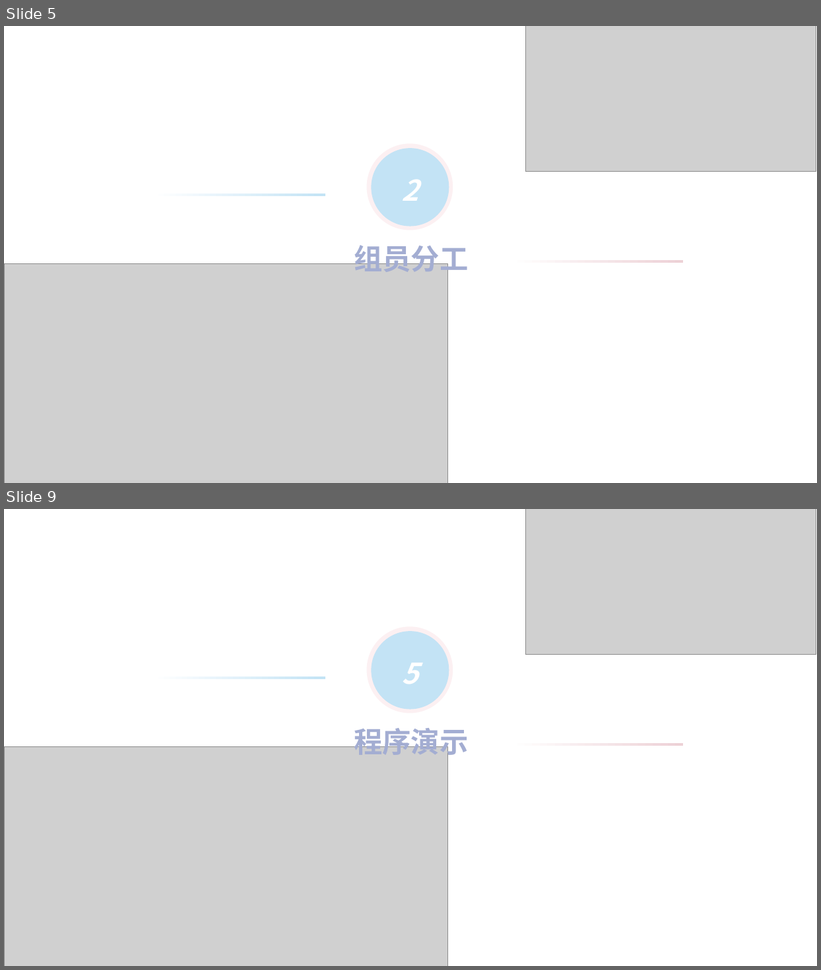
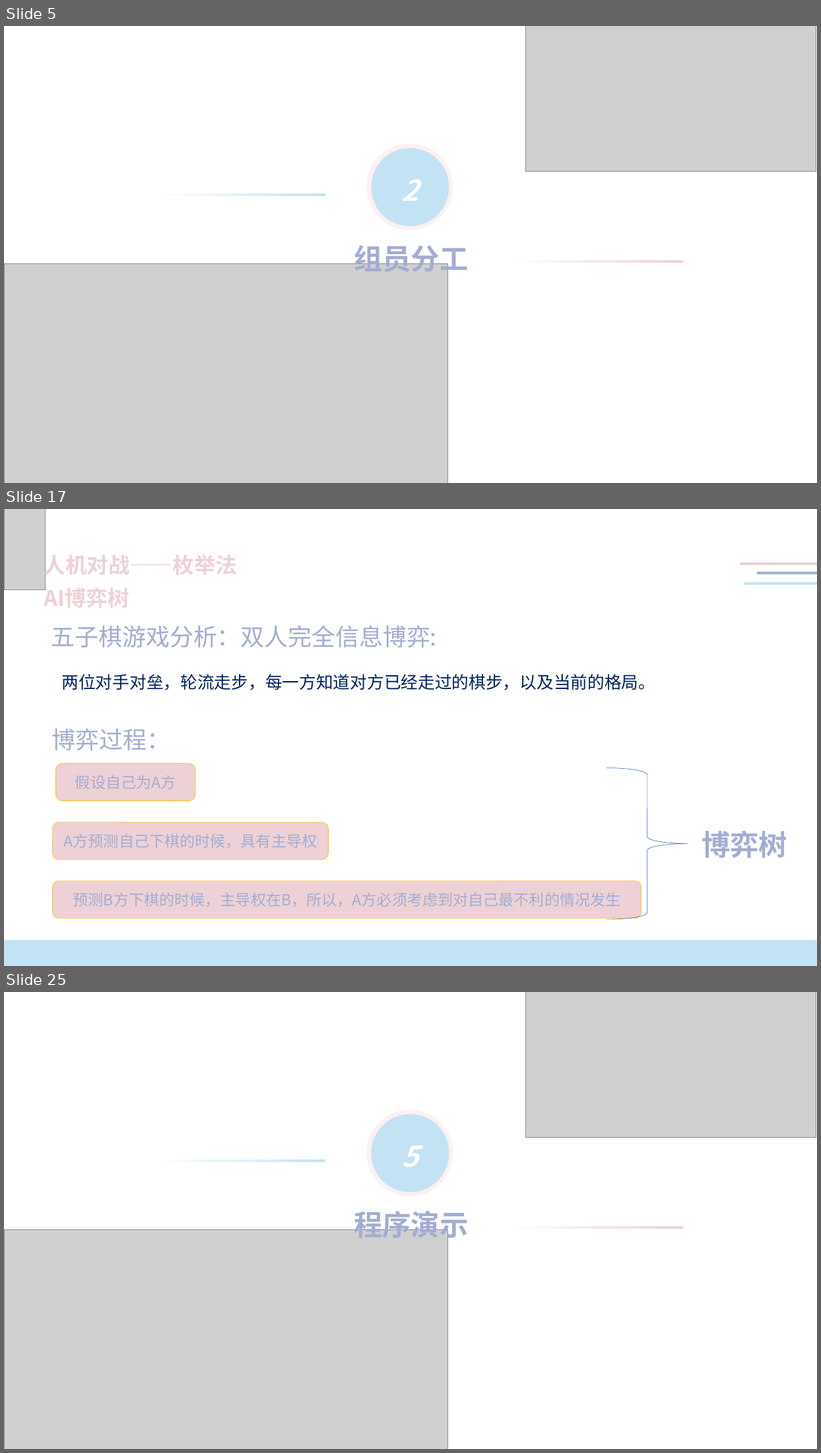
Before and after one commit to un-poco/Python-gobang, a slide deck: Python课设答辩.pptx. Shown one above the other, each under a label of ours: slides 5 and 9 before the commit, slides 5, 17 and 25 after it; the slides between them are not shown. The pictures are 821x970 and 821x1453 pixels, drawn with LibreOffice and Linux fonts; fonts in the diff are those of the drawing; grey boxes stand for pictures. Boxes give left, top, right and bottom in pixels: in the first picture for what was removed or moved away, otherwise in the second. Text is boxed around its words. In the diff, an @@ line names an element or a change of style, - is before the commit and + after.

```diff
--- a/Python课设答辩.pptx
+++ b/Python课设答辩.pptx
@@ slide 17 added at [4,509,817,966], background #FFFFFF @@
@@ picture added at [4,509,45,590] @@
@@ text added at [44,551,237,579], 25.3 pt, text #EDD1D6, bold @@
+人机对战——枚举法
@@ freeform shape added at [741,562,817,565], fill #EDD1D6 @@
@@ text added at [44,584,129,608], 25.3 pt, text #EDD1D6, bold @@
+AI博弈树
@@ freeform shape added at [745,582,817,585], fill #C3E3F5 @@
@@ freeform shape added at [757,572,817,574], fill #A3ADD2 @@
@@ text added at [52,625,437,648], 28 pt, text #A3ADD2 @@
+五子棋游戏分析：双人完全信息博弈:
@@ text added at [62,674,656,691], 20 pt, text #002060 @@
+两位对手对垒，轮流走步，每一方知道对方已经走过的棋步，以及当前的格局。
@@ text added at [52,728,170,751], 28 pt, text #A3ADD2 @@
+博弈过程：
@@ rounded rectangle added at [56,764,195,801], fill #EDD1D6, outline #FFC000 0.5 pt, 18 pt, text #A3ADD2 @@
+假设自己为A方
@@ right brace added at [607,768,689,920], outline #4472C4 0.5 pt @@
@@ rounded rectangle added at [53,823,329,859], fill #EDD1D6, outline #FFC000 0.5 pt, 18 pt, text #A3ADD2 @@
+A方预测自己下棋的时候，具有主导权
@@ text added at [702,831,787,858], 33.8 pt, text #A3ADD2, bold @@
+博弈树
@@ rounded rectangle added at [53,881,642,918], fill #EDD1D6, outline #FFC000 0.5 pt, 18 pt, text #A3ADD2 @@
+预测B方下棋的时候，主导权在B，所以，A方必须考虑到对自己最不利的情况发生
@@ freeform shape added at [4,941,817,966], fill #C3E3F5 @@
@@ what was slide 9 is now slide 25 @@
```
Also in this commit, not shown: 3 slides changed, 16 other slides added, 2 slides removed, 16 other files.
